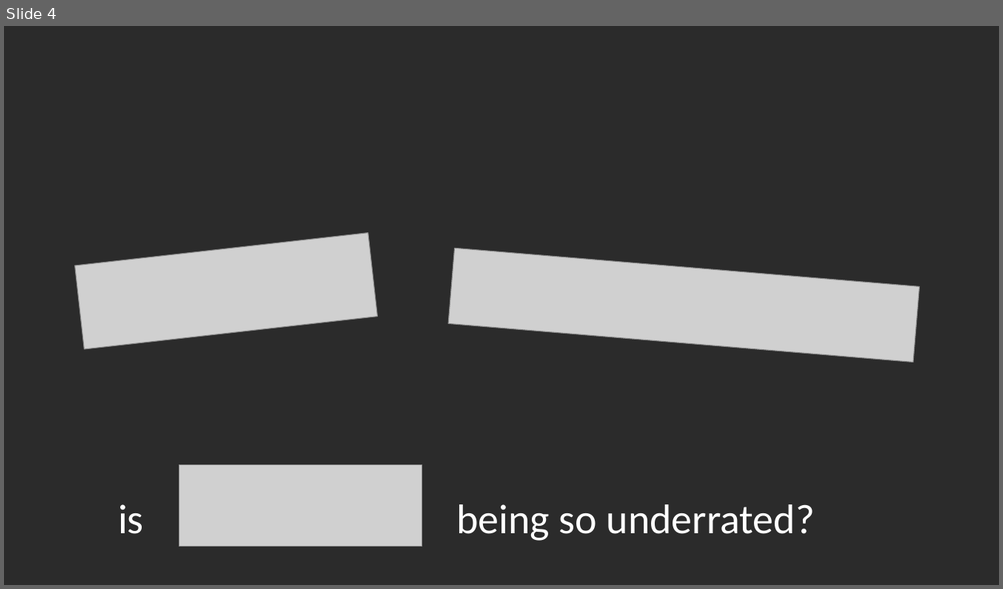
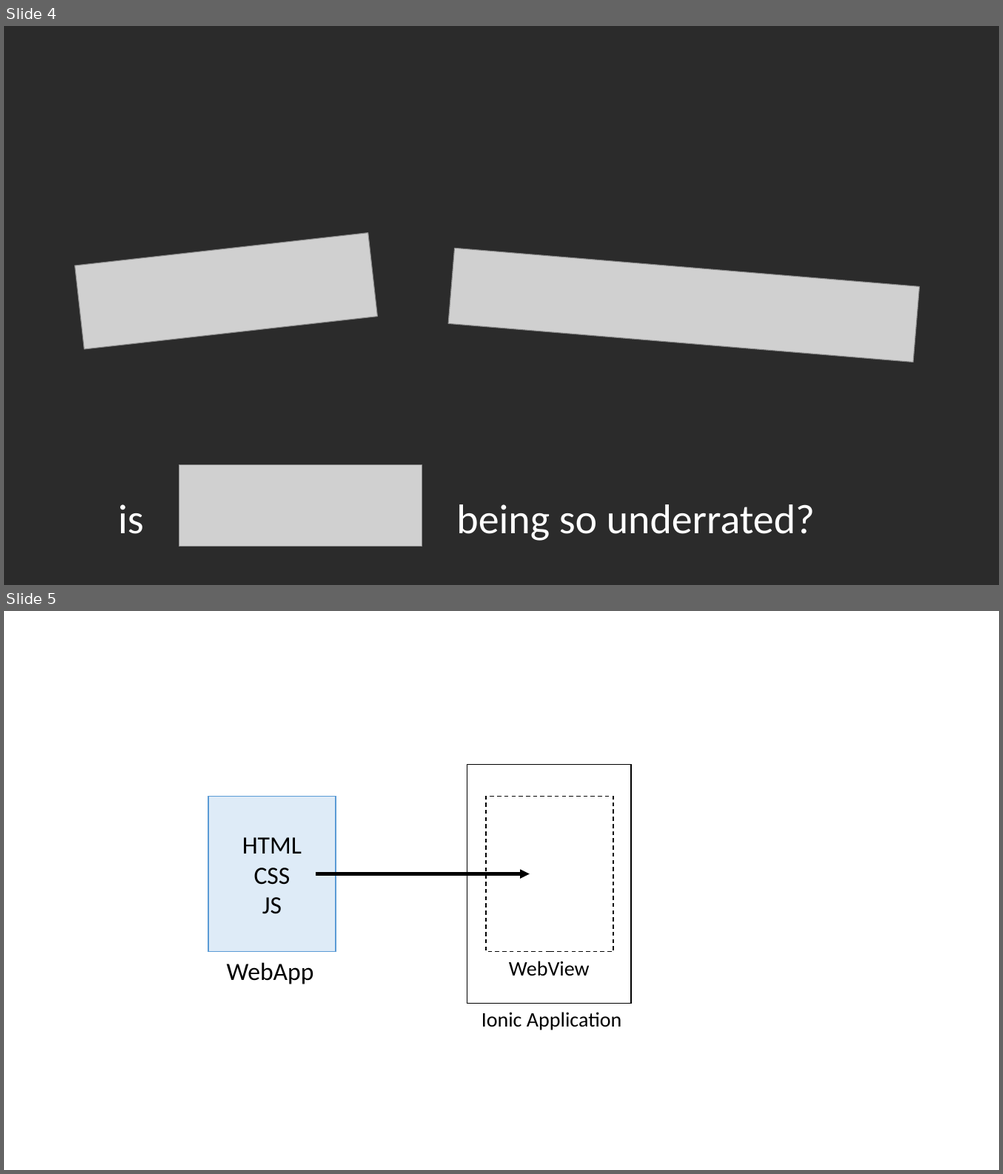
Before and after one commit to nambach/viblo, a slide deck: Viblo.pptx. Shown one above the other, each under a label of ours: slide 4 before the commit, slides 4 and 5 after it. The pictures are 1003x589 and 1003x1174 pixels, drawn with LibreOffice and Linux fonts; fonts in the diff are those of the drawing; grey boxes stand for pictures; background and template pictures are left out; a plain dark background stands for a picture behind light text. Boxes give left, top, right and bottom in pixels: in the first picture for what was removed or moved away, otherwise in the second. Text is boxed around its words. In the diff, an @@ line names an element or a change of style, - is before the commit and + after.

```diff
--- a/Viblo.pptx
+++ b/Viblo.pptx
@@ slide 5 added at <box>4,611,999,1170</box>, background #FFFFFF @@
@@ rectangle added at <box>467,765,631,1004</box>, fill #FFFFFF, outline #000000 1 pt @@
@@ rectangle added at <box>208,797,336,952</box>, fill #DEEBF7, outline #5B9BD5 1 pt, 24 pt, text #000000 @@
+HTML
+CSS
+JS
@@ rectangle added at <box>486,797,614,952</box>, fill #FFFFFF, outline #000000 1 pt dashed @@
@@ arrow added from (316, 874) to (529, 874), #000000 3 pt @@
@@ text added at <box>227,963,314,985</box>, 24 pt, text #000000 @@
+WebApp
@@ text added at <box>509,961,589,976</box>, 20 pt, text #000000 @@
+WebView
@@ text added at <box>481,1012,621,1031</box>, 20 pt, text #000000 @@
+Ionic Application
```
Also in this commit, not shown: 1 other file.
